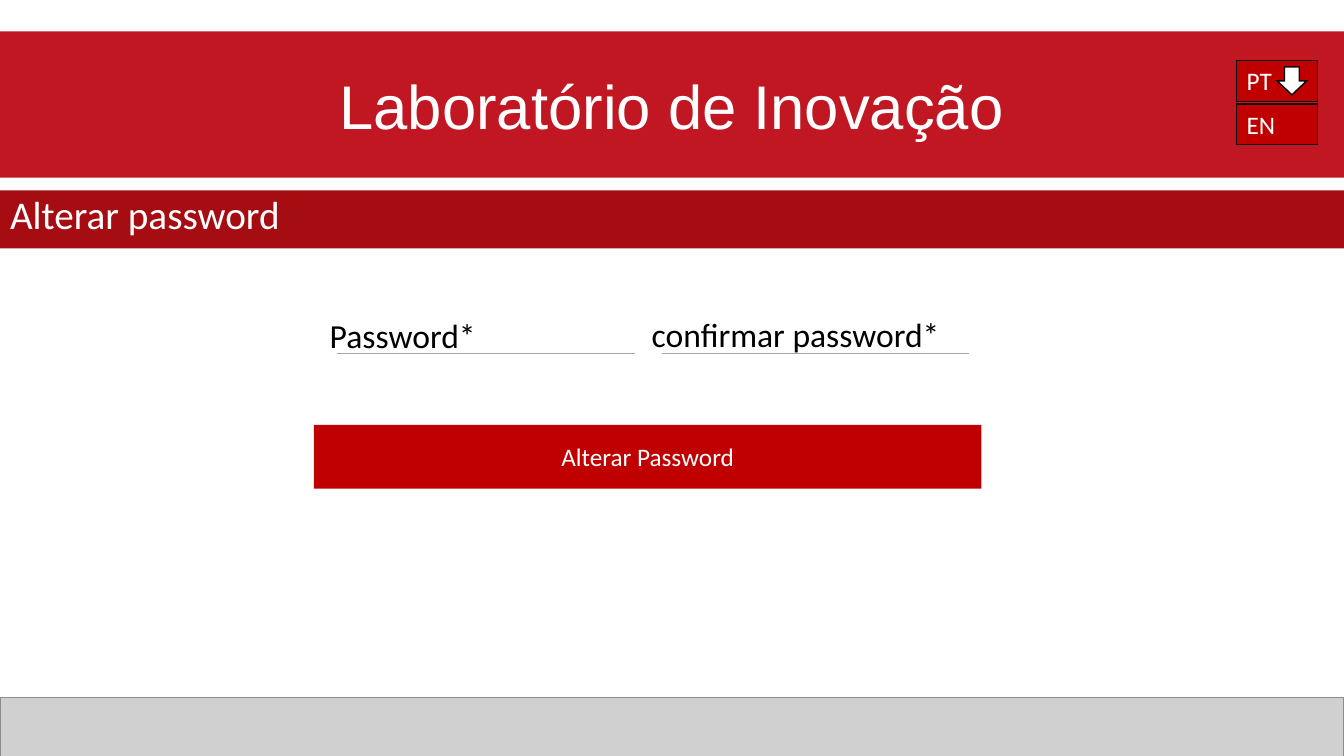
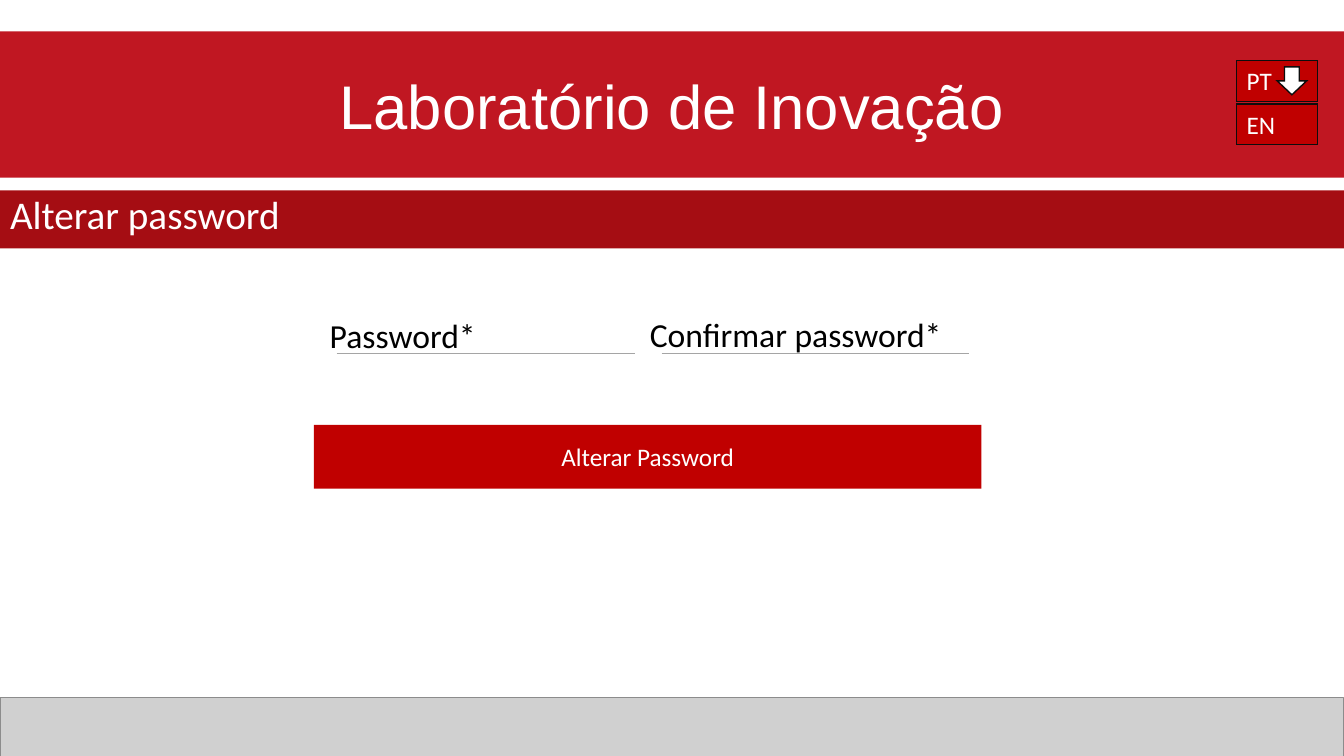
Before and after one commit to Reaf25pt/CriticalProject, a slide deck: slide 5 of frontend/Projetofinal.pptx. Drawn at 1344x756 pixels with LibreOffice and Linux fonts; fonts in the diff are those of the drawing; grey boxes stand for pictures. Boxes give left, top, right and bottom in pixels: in the first picture for what was removed or moved away, otherwise in the second. Text is boxed around its words. In the diff, an @@ line names an element or a change of style, - is before the commit and + after.

```diff
--- a/frontend/Projetofinal.pptx
+++ b/frontend/Projetofinal.pptx
@@ text at (x1=650, y1=323, x2=942, y2=354): text changed @@
-confirmar password*
+Confirmar password*
```
Also in this commit, not shown: 20 other slides changed.
